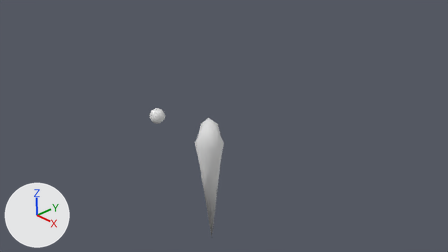
What one commit did to the Blender file Mokap/Resources/Models.blend.
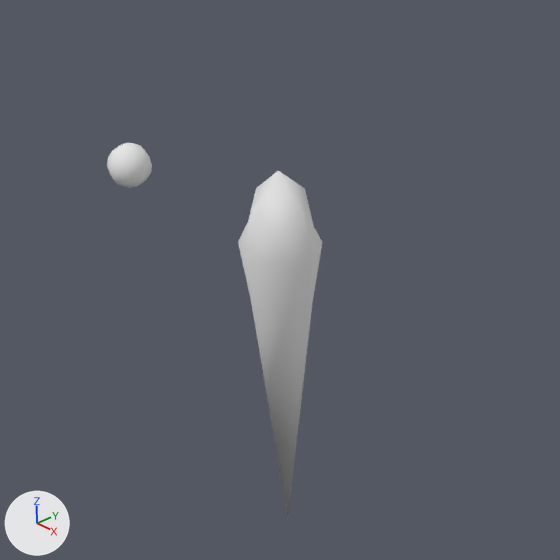
Old and new are each drawn from the file's camera 'Camera' and again close up on the part from 25% to 68% of the width and 23% to 100% of the height. The axes (+X, +Y, +Z) are drawn at lower left. The lights are the same throughout.

In view in the first close-up: 'Bone', 'Joint'.
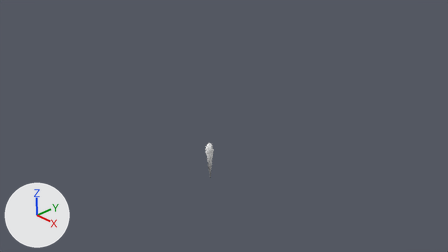
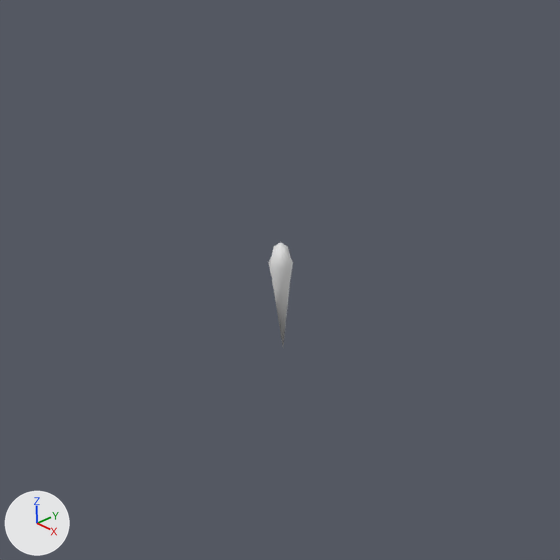
What changed in the scene script:
```text
Change ob_joint:
    ob_joint.location: (-2.0, 0.0, 0.0) -> (0.0, 0.0, 0.0)
    ob_joint.scale: (1.0, 1.0, 1.0) -> (0.0762, 0.0762, 0.0762)
    add ob_joint.hide_viewport = True
Change ob_bone:
    ob_bone.location: (0.0, 0.0, 0.0) -> (0.0, 0.0, -0.184)
    ob_bone.scale: (1.0, 1.0, 1.0) -> (0.294, 0.294, 0.294)
```

Boxes [x1, y1, x2, y2] around the edits, measured in the close-ups (560 x 560 px):
'Bone', moved, rescaled (69% narrower, 70% shorter): before [238, 171, 322, 518]; after [268, 242, 293, 345]
'Joint', hidden: before [107, 143, 152, 188]
